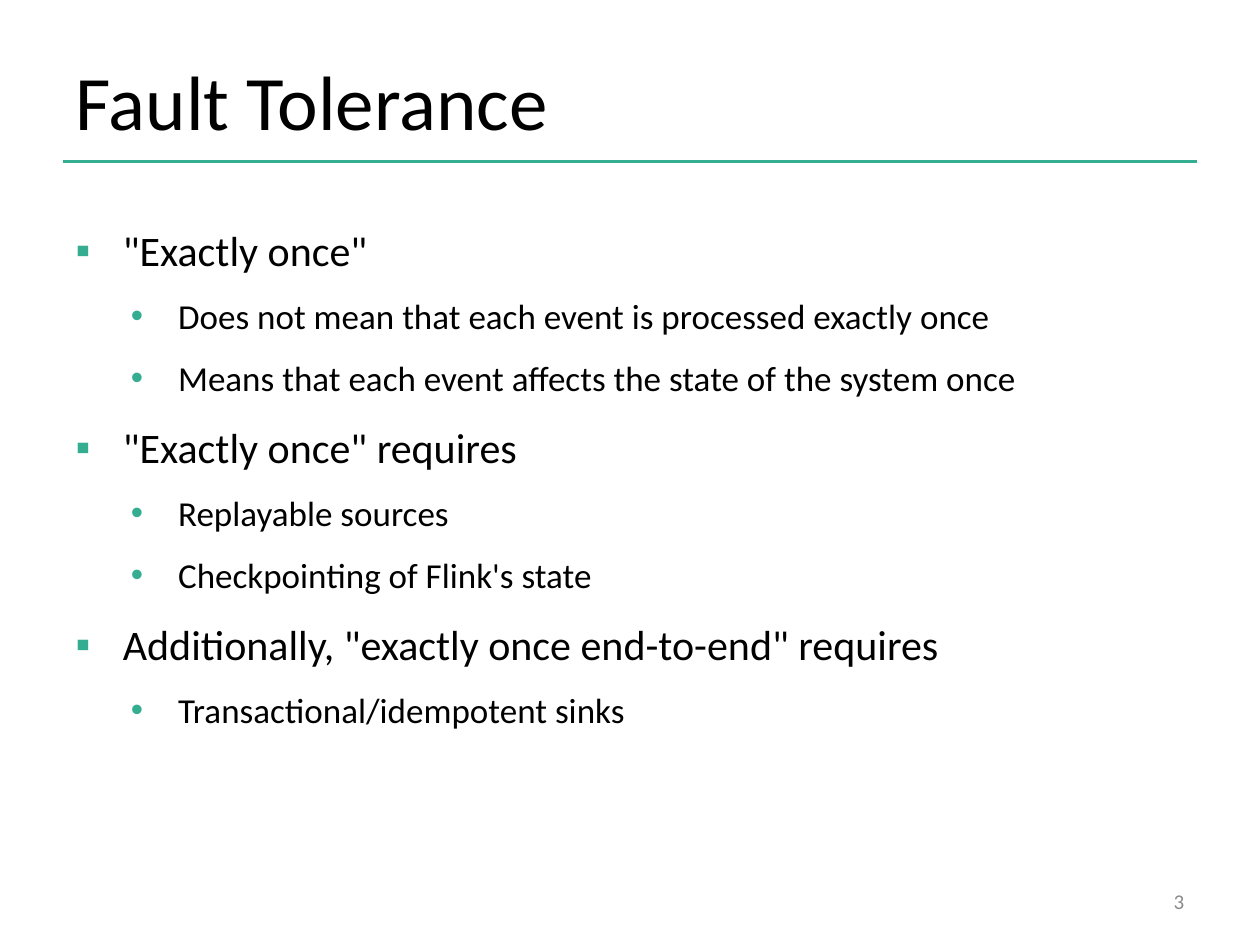
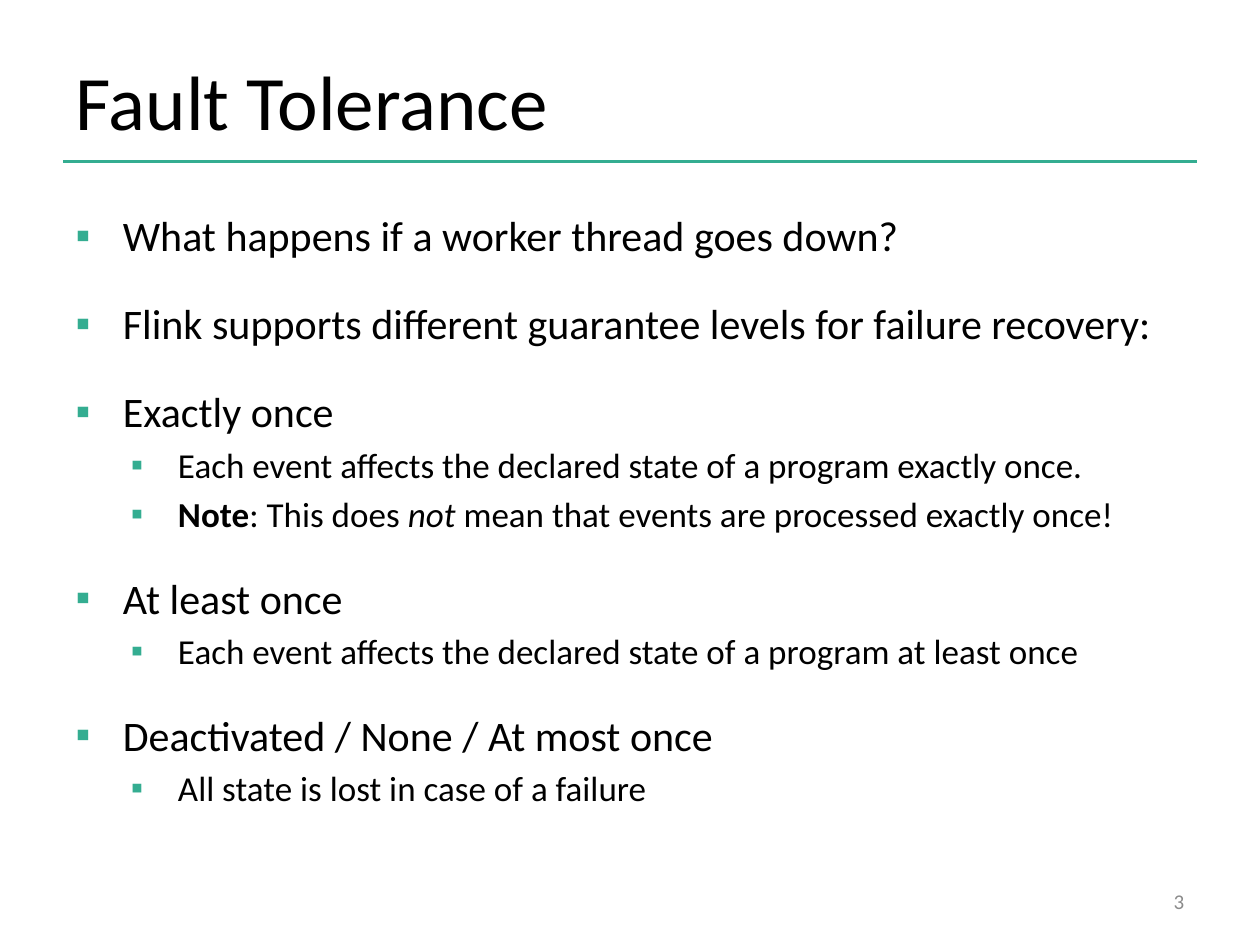
Before and after one commit to dataArtisans/flink-training-web, a slide deck: slide 3 of slides/flink_stream_statefulOps.pptx. Drawn at 1260x945 pixels with LibreOffice and Linux fonts; fonts in the diff are those of the drawing; background and template pictures are left out. Boxes give left, top, right and bottom in pixels: in the first picture for what was removed or moved away, otherwise in the second. Text is boxed around its words. In the diff, an @@ line names an element or a change of style, - is before the commit and + after.

```diff
--- a/slides/flink_stream_statefulOps.pptx
+++ b/slides/flink_stream_statefulOps.pptx
@@ text at (123, 221, 1150, 802): text changed @@
-▪ "Exactly once"
-  • Does not mean that each event is processed exactly once
-  • Means that each event affects the state of the system once
-▪ "Exactly once" requires
-  • Replayable sources
-  • Checkpointing of Flink's state
-▪ Additionally, "exactly once end-to-end" requires
-  • Transactional/idempotent sinks
+▪ What happens if a worker thread goes down?
+▪ Flink supports different guarantee levels for failure recovery:
+▪ Exactly once
+  ▪ Each event affects the declared state of a program exactly once.
+  ▪ Note: This does not mean that events are processed exactly once!
+▪ At least once
+  ▪ Each event affects the declared state of a program at least once
+▪ Deactivated / None / At most once
+  ▪ All state is lost in case of a failure
```
Also in this commit, not shown: 14 other slides changed, 1 slide added, 2 slides removed, 4 other files.
